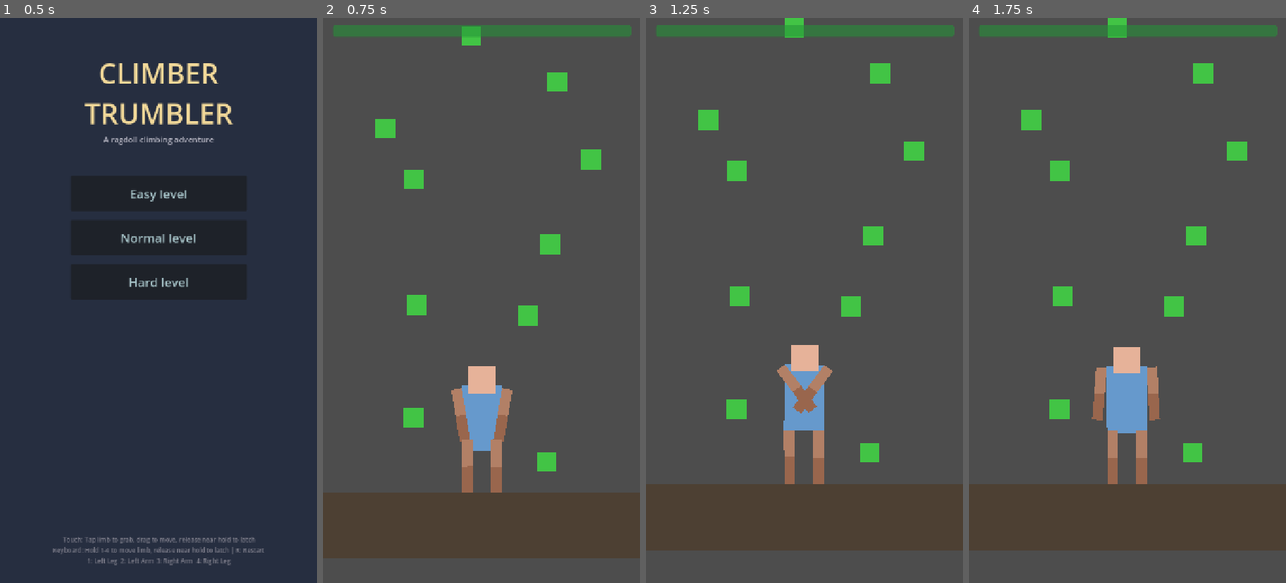
Above: before the commit, frames 1-4 (left to right).
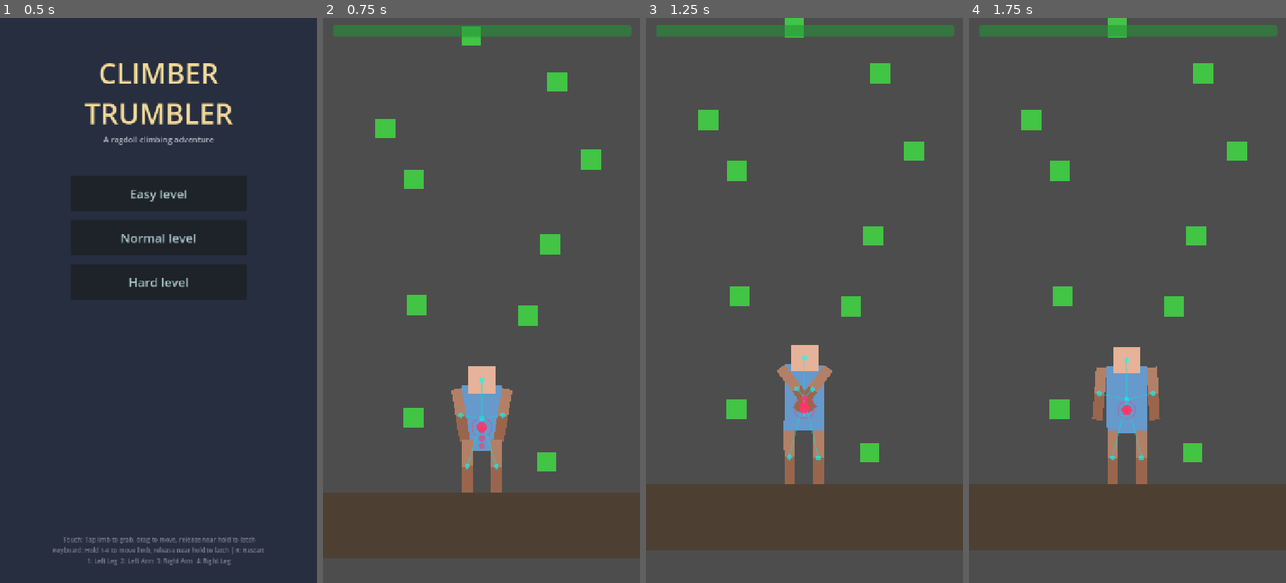
Above: after the commit, the same moments.

Repository: ZagorcicA/climber-trumbler
Game: Godot game, scene res://scenes/ui/StartScreen.tscn
Same seed, same stepped clock (60 frames per second), same inputs: the game is played once before the commit and once after it.
Inputs (mouse positions are in pixels of both pictures, inside the frame that each line leads up to):
- Up to frame 1 (0.5 s): no input
- Up to frame 2 (0.75 s): click "Easy level" at 0.5 s
- Up to frame 3 (1.25 s): no input
- Up to frame 4 (1.75 s): move the mouse to (1197, 272) at 1.27 s; tap E (both_arms_latch) at 1.35 s; click (1197, 272) at 1.42 s

Frame 1 is identical in both runs. In frame 2, 0.3% of the frame differs, in the area x 42-58%, y 63-80%; in frame 3, 0.3%; in frame 4, 0.3%.

Commit message:
Add center-of-mass visualization overlay (AI pose estimation style)
Skeleton lines, joint dots, CoM dot with pulsing ring, crosshair, and
fading trail. All constants in PhysicsConstants for easy tuning.

Co-Authored-By: Claude Opus 4.6 <noreply@anthropic.com>

Diff:
--- a/scenes/player/Player.tscn
+++ b/scenes/player/Player.tscn
@@ -1,8 +1,9 @@
-[gd_scene load_steps=6 format=3]
+[gd_scene load_steps=7 format=3]
 
 [ext_resource type="Script" path="res://scripts/player/player.gd" id="1_player"]
 [ext_resource type="PackedScene" path="res://scenes/player/Limb.tscn" id="2_gfjak"]
 [ext_resource type="Script" path="res://scripts/player/head.gd" id="3_head"]
+[ext_resource type="Script" path="res://scripts/player/com_display.gd" id="4_com"]
 
 [sub_resource type="RectangleShape2D" id="RectangleShape2D_torso"]
 size = Vector2(60, 100)
@@ -98,3 +99,7 @@
 node_a = NodePath("../Torso")
 node_b = NodePath("../RightLeg")
 softness = 0.4
+
+[node name="CenterOfMassDisplay" type="Node2D" parent="."]
+z_index = 10
+script = ExtResource("4_com")
--- a/scripts/managers/physics_constants.gd
+++ b/scripts/managers/physics_constants.gd
@@ -130,3 +130,20 @@
 # TOUCH INPUT
 # ============================================================
 const TOUCH_SELECT_RADIUS: float = 70.0    # px — tap detection radius (generous for fat fingers)
+
+# ============================================================
+# CENTER OF MASS VISUALIZATION
+# ============================================================
+const COM_LINE_WIDTH: float = 2.0
+const COM_LINE_COLOR: Color = Color(0.0, 0.9, 0.9, 0.35)
+const COM_JOINT_RADIUS: float = 4.0
+const COM_JOINT_COLOR: Color = Color(0.0, 1.0, 1.0, 0.6)
+const COM_DOT_RADIUS: float = 8.0
+const COM_DOT_COLOR: Color = Color(1.0, 0.2, 0.4, 0.85)
+const COM_RING_COLOR: Color = Color(1.0, 0.2, 0.4, 0.3)
+const COM_RING_MIN_RADIUS: float = 12.0
+const COM_RING_MAX_RADIUS: float = 16.0
+const COM_CROSSHAIR_COLOR: Color = Color(1.0, 1.0, 1.0, 0.3)
+const COM_CROSSHAIR_SIZE: float = 12.0
+const COM_TRAIL_LENGTH: int = 10
+const COM_TRAIL_SAMPLE_INTERVAL: int = 3
--- /dev/null
+++ b/scripts/player/com_display.gd
@@ -0,0 +1,97 @@
+extends Node2D
+
+# AI pose-estimation style overlay showing center of mass
+# Draws skeleton lines, joint dots, CoM indicator, and trail
+
+var bodies: Array = []
+var masses: Array = []
+var total_mass: float = 0.0
+
+var trail: Array = []
+var frame_counter: int = 0
+var ring_phase: float = 0.0
+
+
+func _ready():
+	var player = get_parent()
+	bodies = [
+		player.get_node("Torso"),
+		player.get_node("Head"),
+		player.get_node("LeftArm"),
+		player.get_node("RightArm"),
+		player.get_node("LeftLeg"),
+		player.get_node("RightLeg"),
+	]
+	masses = [
+		PhysicsConstants.MASS_TORSO,
+		PhysicsConstants.MASS_HEAD,
+		PhysicsConstants.MASS_ARM,
+		PhysicsConstants.MASS_ARM,
+		PhysicsConstants.MASS_LEG,
+		PhysicsConstants.MASS_LEG,
+	]
+	for m in masses:
+		total_mass += m
+
+
+func _physics_process(delta):
+	frame_counter += 1
+	if frame_counter >= PhysicsConstants.COM_TRAIL_SAMPLE_INTERVAL:
+		frame_counter = 0
+		trail.push_front(_calculate_com_global())
+		if trail.size() > PhysicsConstants.COM_TRAIL_LENGTH:
+			trail.resize(PhysicsConstants.COM_TRAIL_LENGTH)
+
+	ring_phase += delta * 3.0
+	if ring_phase > TAU:
+		ring_phase -= TAU
+
+	queue_redraw()
+
+
+func _draw():
+	if bodies.is_empty():
+		return
+
+	var torso_local = to_local(bodies[0].global_position)
+
+	# Skeleton lines: torso → each body part (star topology)
+	for i in range(1, bodies.size()):
+		var body_local = to_local(bodies[i].global_position)
+		draw_line(torso_local, body_local, PhysicsConstants.COM_LINE_COLOR, PhysicsConstants.COM_LINE_WIDTH)
+
+	# Joint dots at each body position
+	for body in bodies:
+		var pos = to_local(body.global_position)
+		draw_circle(pos, PhysicsConstants.COM_JOINT_RADIUS, PhysicsConstants.COM_JOINT_COLOR)
+
+	# Center of mass
+	var com_global = _calculate_com_global()
+	var com_local = to_local(com_global)
+
+	# Trail (fading magenta dots)
+	for i in range(trail.size()):
+		var alpha = lerp(0.6, 0.05, float(i) / float(PhysicsConstants.COM_TRAIL_LENGTH))
+		var trail_color = Color(PhysicsConstants.COM_DOT_COLOR.r, PhysicsConstants.COM_DOT_COLOR.g, PhysicsConstants.COM_DOT_COLOR.b, alpha)
+		var radius = lerp(5.0, 2.0, float(i) / float(PhysicsConstants.COM_TRAIL_LENGTH))
+		draw_circle(to_local(trail[i]), radius, trail_color)
+
+	# Crosshair
+	var ch = PhysicsConstants.COM_CROSSHAIR_SIZE
+	draw_line(com_local + Vector2(-ch, 0), com_local + Vector2(ch, 0), PhysicsConstants.COM_CROSSHAIR_COLOR, 1.0)
+	draw_line(com_local + Vector2(0, -ch), com_local + Vector2(0, ch), PhysicsConstants.COM_CROSSHAIR_COLOR, 1.0)
+
+	# Pulsing ring
+	var pulse = (sin(ring_phase) + 1.0) * 0.5
+	var ring_radius = lerp(PhysicsConstants.COM_RING_MIN_RADIUS, PhysicsConstants.COM_RING_MAX_RADIUS, pulse)
+	draw_arc(com_local, ring_radius, 0, TAU, 32, PhysicsConstants.COM_RING_COLOR, 2.0)
+
+	# CoM dot (drawn last, on top)
+	draw_circle(com_local, PhysicsConstants.COM_DOT_RADIUS, PhysicsConstants.COM_DOT_COLOR)
+
+
+func _calculate_com_global() -> Vector2:
+	var weighted_sum = Vector2.ZERO
+	for i in range(bodies.size()):
+		weighted_sum += masses[i] * bodies[i].global_position
+	return weighted_sum / total_mass
